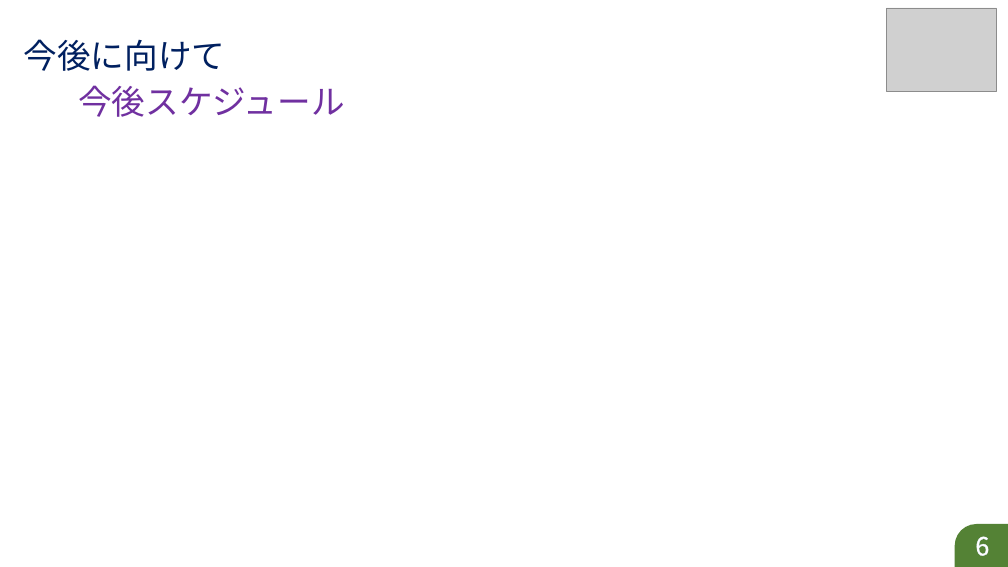
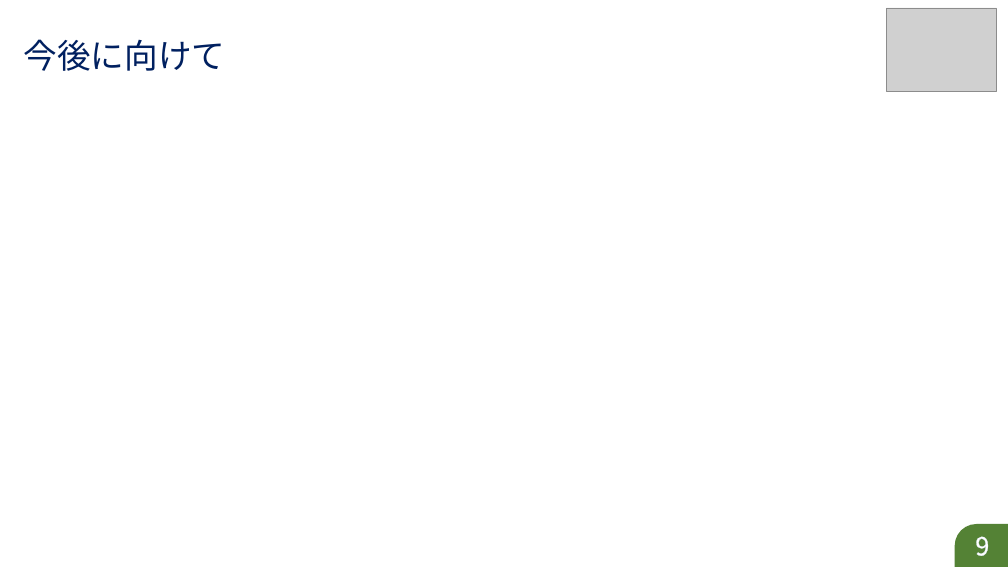
Before and after one commit to r-kurosu/kline_new, a slide deck: slide 9 of 高さ制約に関する比較.pptx (slide 6 before the commit). Drawn at 1008x567 pixels with LibreOffice and Linux fonts; fonts in the diff are those of the drawing; grey boxes stand for pictures. Boxes give left, top, right and bottom in pixels: in the first picture for what was removed or moved away, otherwise in the second. Text is boxed around its words. In the diff, an @@ line names an element or a change of style, - is before the commit and + after.

```diff
--- a/高さ制約に関する比較.pptx
+++ b/高さ制約に関する比較.pptx
@@ text removed at (78, 85, 345, 117) @@
-今後スケジュール
@@ page number at (975, 536, 989, 556): text changed @@
-6
+9
```
Also in this commit, not shown: 2 other slides changed, 3 slides added.
